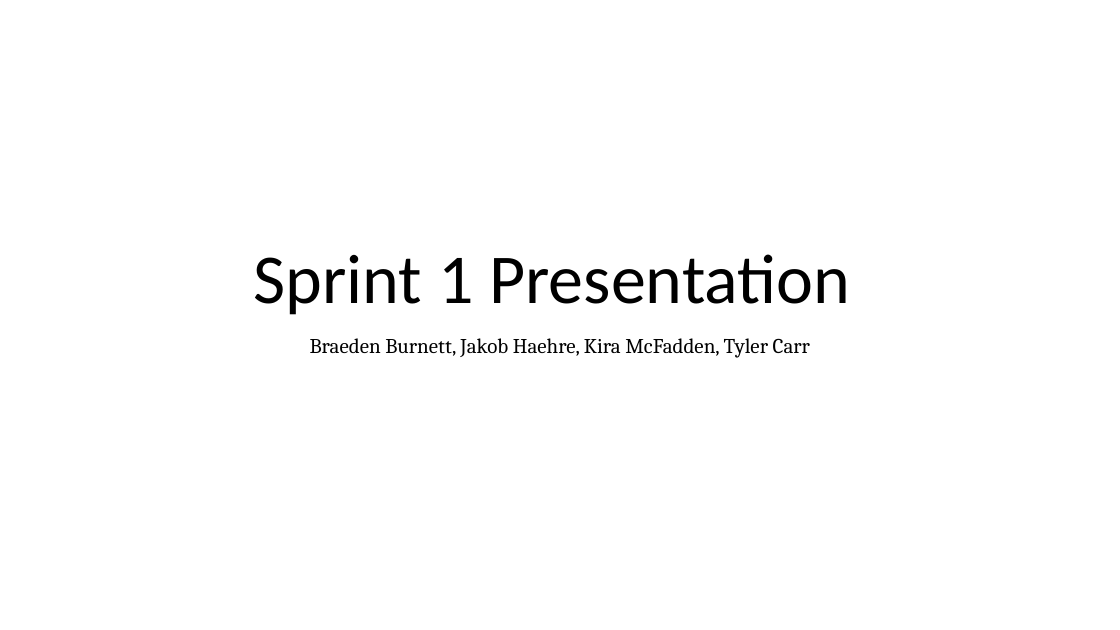
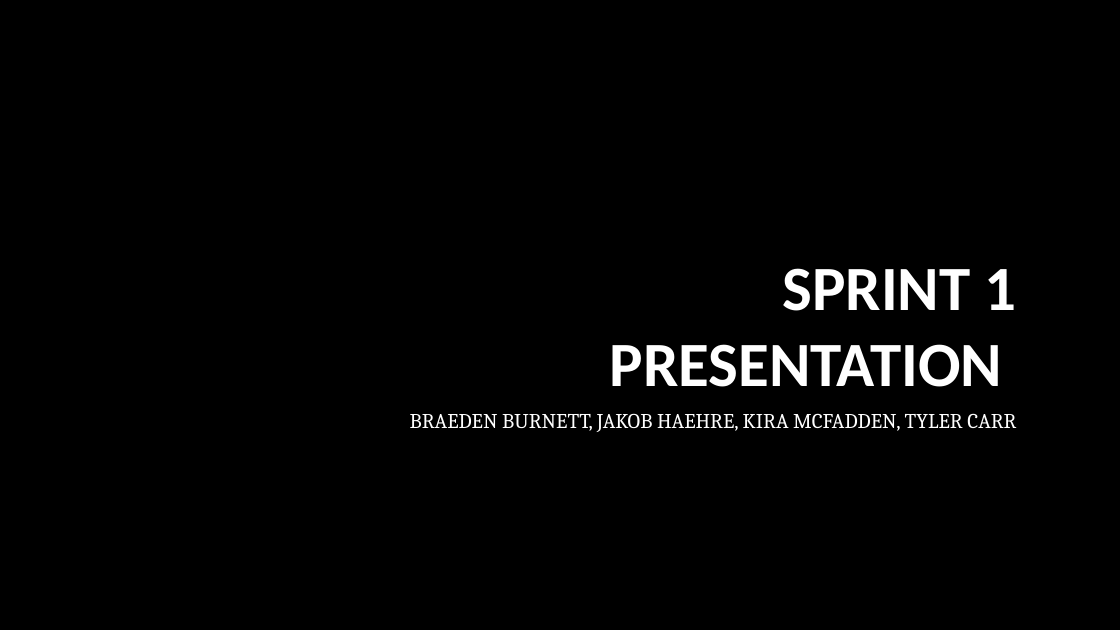
Before and after one commit to Burnetb8/Senior-Capstone, a slide deck: slide 1 of Documentation/Sprint 1 Pres.pptx. Drawn at 1120x630 pixels with LibreOffice and Linux fonts; fonts in the diff are those of the drawing; background and template pictures are left out. Boxes give left, top, right and bottom in pixels: in the first picture for what was removed or moved away, otherwise in the second. Text is boxed around its words. In the diff, an @@ line names an element or a change of style, - is before the commit and + after.

Commit message:
Change theme

```diff
--- a/Documentation/Sprint 1 Pres.pptx
+++ b/Documentation/Sprint 1 Pres.pptx
@@ background #FFFFFF to picture (left out) @@
@@ title at [610,268,1017,387]: text changed; size 60 to 54 pt; text colour #000000 to #FFFFFF; bold on @@
-Sprint 1 Presentation
+SPRINT 1 PRESENTATION
@@ subtitle at [410,413,1016,432]: text changed; text colour #000000 to #FFFFFF @@
-Braeden Burnett, Jakob Haehre, Kira McFadden, Tyler Carr
+BRAEDEN BURNETT, JAKOB HAEHRE, KIRA MCFADDEN, TYLER CARR
```
Also in this commit, not shown: 9 other slides changed.
